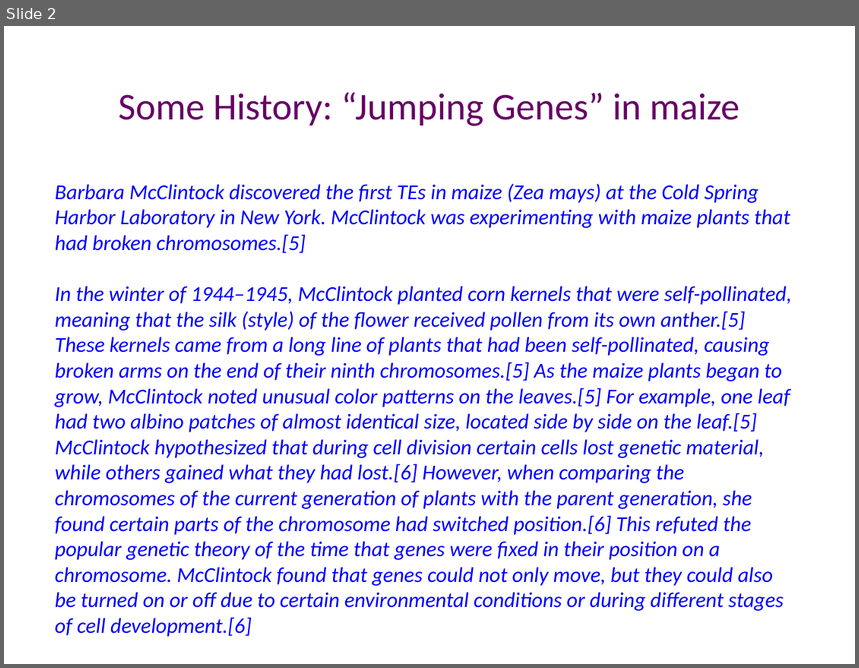
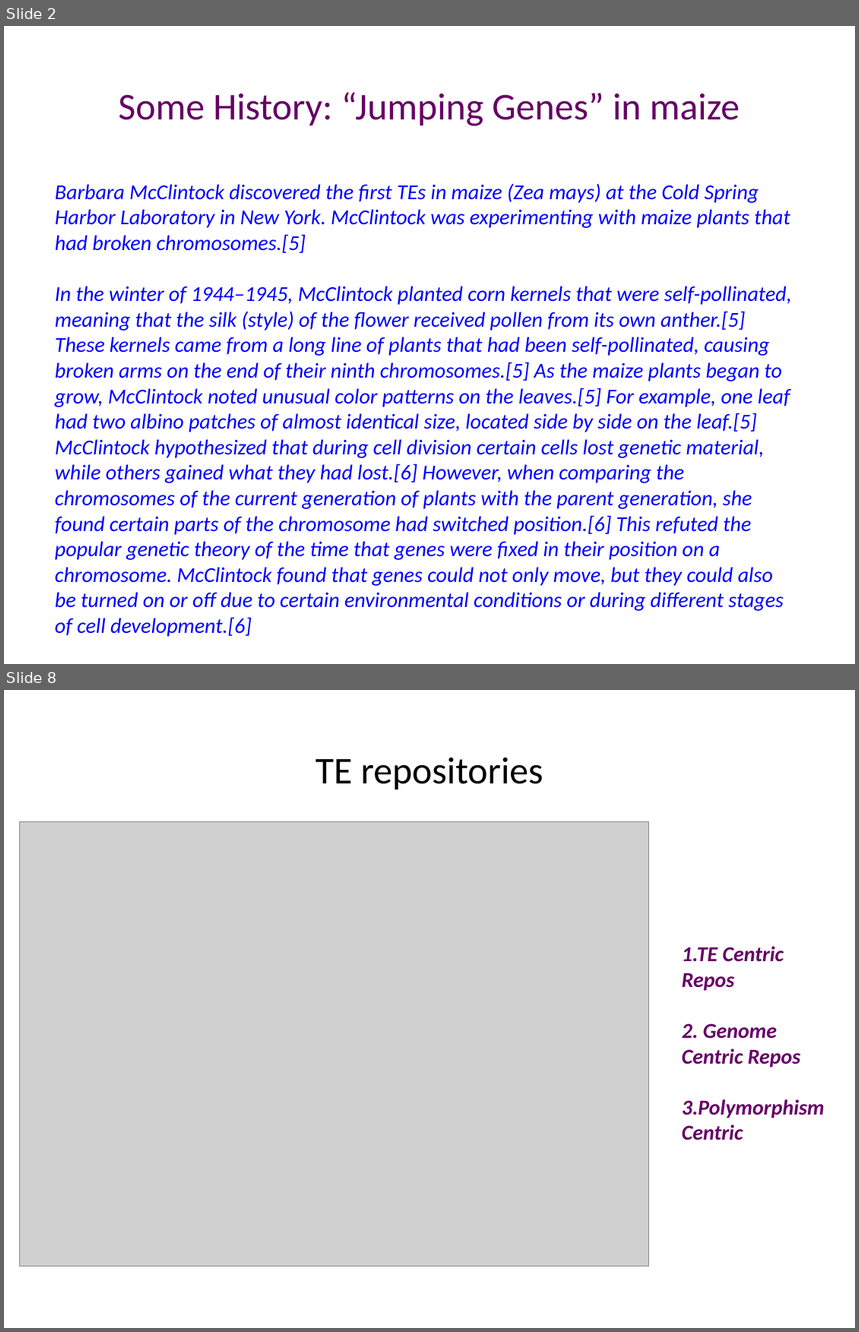
Before and after one commit to manyu90/Journal-Club-presentations, a slide deck: Nov6_2018_Computational_tools_unmasking_TEs/transposable_elements.pptx. Shown one above the other, each under a label of ours: slide 2 before the commit, slides 2 and 8 after it; the slides between them are not shown. The pictures are 859x668 and 859x1332 pixels, drawn with LibreOffice and Linux fonts; fonts in the diff are those of the drawing; grey boxes stand for pictures. Boxes give left, top, right and bottom in pixels: in the first picture for what was removed or moved away, otherwise in the second. Text is boxed around its words. In the diff, an @@ line names an element or a change of style, - is before the commit and + after.

```diff
--- a/Nov6_2018_Computational_tools_unmasking_TEs/transposable_elements.pptx
+++ b/Nov6_2018_Computational_tools_unmasking_TEs/transposable_elements.pptx
@@ slide 8 added at <box>4,690,855,1328</box>, background #FFFFFF @@
@@ title added at <box>316,757,544,790</box>, 32 pt, text #000000 @@
+TE repositories
@@ picture added at <box>19,822,649,1266</box> @@
@@ text added at <box>682,946,825,1141</box>, 18 pt, text #660066, bold, italic @@
+1.TE Centric Repos
+2. Genome Centric Repos
+3.Polymorphism Centric
```
Also in this commit, not shown: 1 slide changed, 12 other slides added, 2 slides removed, 8 other files.
